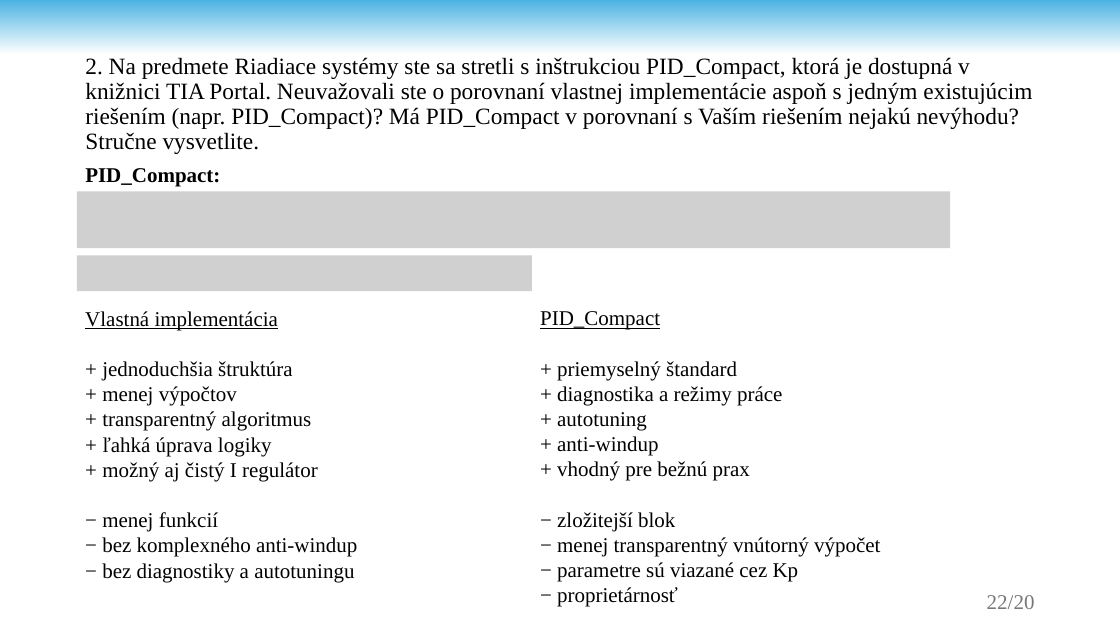
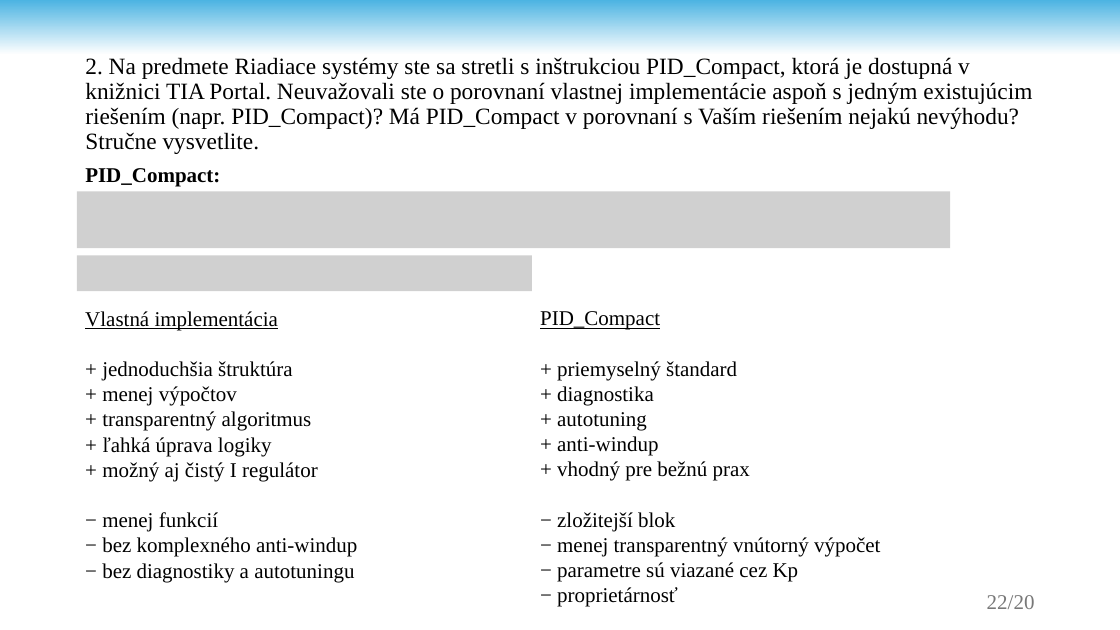
Before and after one commit to andrii-stoliar/DP-Stoliar, a slide deck: slide 22 of Prez/Prez.pptx. Drawn at 1120x630 pixels with LibreOffice and Linux fonts; fonts in the diff are those of the drawing; grey boxes stand for pictures; background and template pictures are left out. Boxes give left, top, right and bottom in pixels: in the first picture for what was removed or moved away, otherwise in the second. Text is boxed around its words. In the diff, an @@ line names an element or a change of style, - is before the commit and + after.

Commit message:
prez+++

```diff
--- a/Prez/Prez.pptx
+++ b/Prez/Prez.pptx
@@ text at (540, 311, 880, 607): text changed @@
-PID_Compact
-+ priemyselný štandard
-+ diagnostika a režimy práce
-+ autotuning
-+ anti-windup
-+ vhodný pre bežnú prax
-− zložitejší blok
-− menej transparentný vnútorný výpočet
-− parametre sú viazané cez Kp
-− proprietárnosť
+PID_Compact
++ priemyselný štandard
++ diagnostika
++ autotuning
++ anti-windup
++ vhodný pre bežnú prax
+− zložitejší blok
+− menej transparentný vnútorný výpočet
+− parametre sú viazané cez Kp
+− proprietárnosť
```
